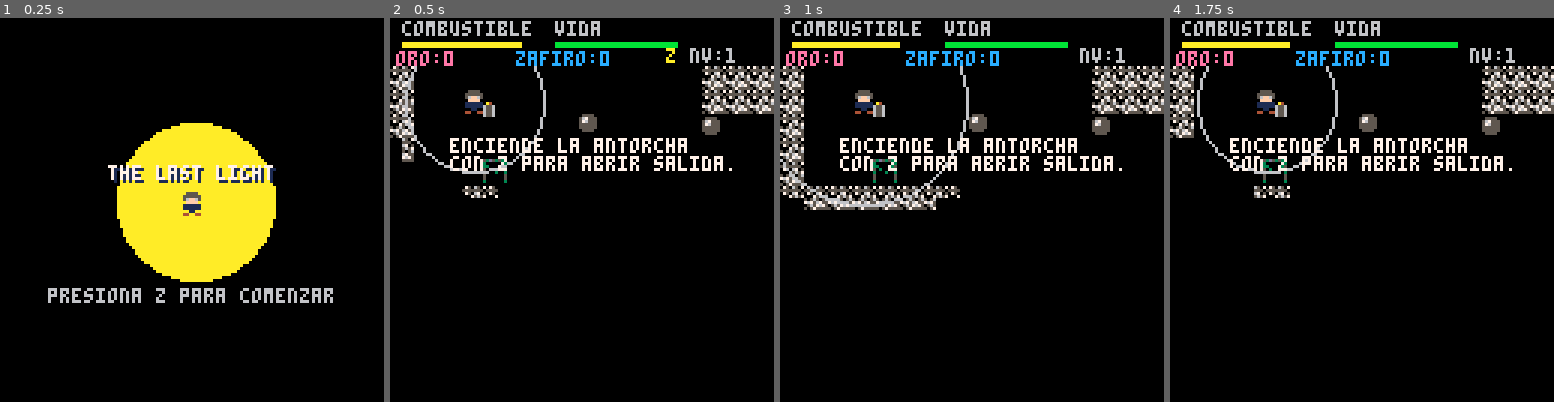
Above: before the commit, frames 1-4 (left to right).
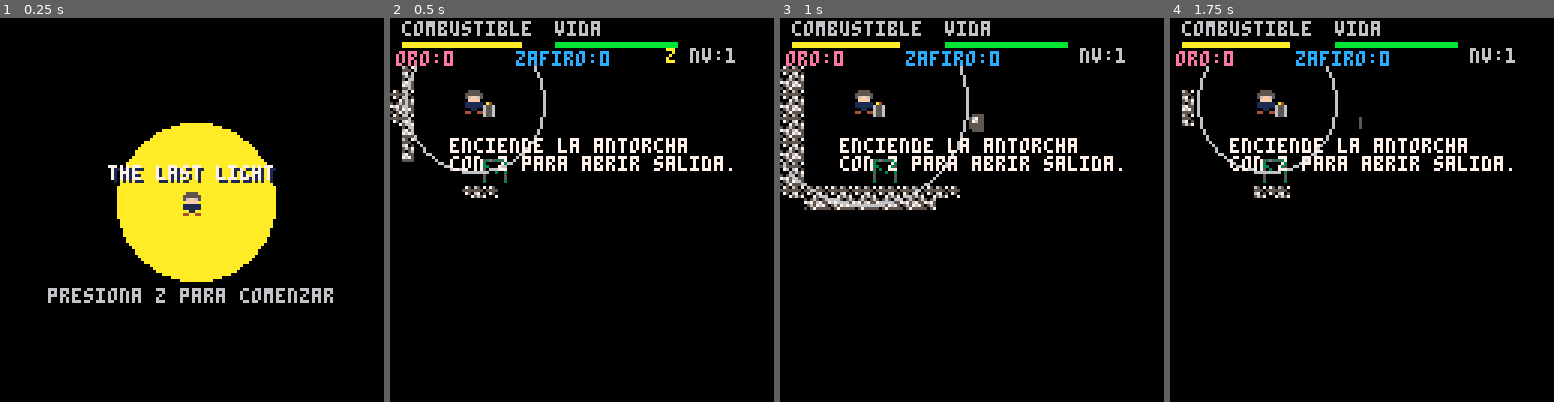
Above: after the commit, the same moments.

Repository: goncho09/the-last-light
Game: PICO-8 cartridge the-last-light.p8
The game is run twice, just before and just after one commit, with the same random seed, the same clock (stepped at 60 frames per second) and the same inputs.
Inputs:
- Up to frame 1 (0.25 s): no input
- Up to frame 2 (0.5 s): tap X (X key) at 0.33 s
- Up to frame 3 (1 s): tap O (Z key) at 0.7 s
- Up to frame 4 (1.75 s): tap X (X key) at 1.07 s; hold Right from 1.6 s (still down); tap O (Z key) at 1.7 s

Frame 1 is identical in both runs. In frame 2, 2.4% of the frame differs, in the area x 0-100%, y 12-32%; in frame 3, 2.1%; in frame 4, 2.9%.

Commit message:
Add files via upload
Efectos de sonido, caminar (pasos), daño, usar mechero, completar nivel

Diff:
--- a/the-last-light.p8
+++ b/the-last-light.p8
@@ -4,19 +4,20 @@
 -- the last light
 
 -- constantes
-SPR_JUGADOR = 1
-SPR_BRAZO = 2
-SPR_ESCORPION = 4
-SPR_SERPIENTE = 5
-SPR_ANTORCHA_E = 6
-SPR_ORO = 8
-SPR_ZAFIRO = 9
-SPR_CARBON = 10
-SPR_SALIDA_A = 15
-SPR_ANTORCHA = 16
-SPR_SALIDA = 17
-SPR_CONFUSION = 18
-SPR_VENENO = 19
+spr_jugador = 1
+spr_brazo = 2
+spr_escorpion = 4
+spr_serpiente = 5
+spr_antorcha_e = 6
+spr_oro = 8
+spr_zafiro = 9
+spr_carbon = 10
+spr_salida_a = 15
+spr_antorcha = 16
+spr_salida = 17
+spr_confusion = 18
+spr_veneno = 19
+spr_hoguera = 20
 
 function _init()
     escena_actual = 0
@@ -25,8 +26,8 @@
     nivel_actual = 1
     timer_tutorial = 300
 
-    antorcha = { x = 60, y = 60, spr = SPR_ANTORCHA, encendida = false }
-    item_salida = { x = 90, y = 40, spr = SPR_SALIDA, activo = false }
+    antorcha = { x = 60, y = 60, spr = spr_antorcha, encendida = false }
+    item_salida = { x = 90, y = 40, spr = spr_salida, activo = false }
 
     px = 24
     py = 24
@@ -56,6 +57,14 @@
     mostrando_nivel_superado = false
     timer_nivel_superado = 0
     timer_apertura = 0
+
+    --contador de pasos del jugador
+    contador_pasos = 0
+
+    --hoguera
+    en_hoguera = false
+    opcion_hoguera = 1
+    descanso = false
 end
 
 function generar_cueva_aleatoria()
@@ -118,46 +127,63 @@
 function cargar_nivel(n)
     nivel_actual = n
     timer_tutorial = (n == 1) and 300 or 0
+    descanso = false
 
     if n == 1 then
         reload(0x2000, 0x2000, 0x1000)
         combustible = 100
         texto_tutorial = "enciende la antorcha\ncon z para abrir salida."
+        px = 24
+        py = 24
+    elseif n == 10 then
+        reload(0x2000, 0x2000, 0x1000)
+        combustible = 100
+        texto_tutorial = ""
+        px = 272
+        py = 16
     else
         generar_cueva_aleatoria()
         combustible = mid(40, 95 - (n * 3), 100)
         texto_tutorial = ""
-    end
-
-    px = 24
-    py = 24
+        px = 24
+        py = 24
+    end
+
     timer_inmunidad = 0
 
     antorcha.encendida = false
-    antorcha.spr = SPR_ANTORCHA
-
-    local dist_minima = 65
-    local dist_minima_spawn = (n == 1) and 60 or 110
-    local intentos = 0
-
-    repeat
-        if n == 1 then
-            antorcha.x = 60 + rnd(50)
-            antorcha.y = 24 + rnd(70)
-            item_salida.x = 16 + rnd(35)
-            item_salida.y = 24 + rnd(70)
-        else
-            antorcha.x = 16 + rnd(200)
-            antorcha.y = 16 + rnd(200)
-            item_salida.x = 16 + rnd(200)
-            item_salida.y = 16 + rnd(200)
-        end
-        intentos += 1
-    until (posicion_valida_objeto(antorcha.x, antorcha.y, dist_minima, dist_minima_spawn)
-                and posicion_libre(item_salida.x, item_salida.y)) or intentos > 500
+    antorcha.spr = spr_antorcha
+
+    if n == 10 then
+        -- posiciones fijas de antorcha y salida en el mapa del jefe
+        antorcha.x = 280
+        antorcha.y = 80
+        item_salida.x = 296
+        item_salida.y = 112
+    else
+        local dist_minima = 65
+        local dist_minima_spawn = (n == 1) and 60 or 110
+        local intentos = 0
+
+        repeat
+            if n == 1 then
+                antorcha.x = 60 + rnd(50)
+                antorcha.y = 24 + rnd(70)
+                item_salida.x = 16 + rnd(35)
+                item_salida.y = 24 + rnd(70)
+            else
+                antorcha.x = 16 + rnd(200)
+                antorcha.y = 16 + rnd(200)
+                item_salida.x = 16 + rnd(200)
+                item_salida.y = 16 + rnd(200)
+            end
+            intentos += 1
+        until (posicion_valida_objeto(antorcha.x, antorcha.y, dist_minima, dist_minima_spawn)
+                    and posicion_libre(item_salida.x, item_salida.y)) or intentos > 500
+    end
 
     item_salida.activo = false
-    item_salida.spr = SPR_SALIDA
+    item_salida.spr = spr_salida
 
     iniciar_minerales_nivel()
     iniciar_enemigos_nivel(n)
@@ -181,26 +207,30 @@
 
 function iniciar_enemigos_nivel(n)
     enemigos = {}
-    if n > 1 then
+    if n > 1 and n < 10 then
         local num_serpientes = 2
         local num_escorpiones = (n >= 6) and 2 or 1
 
         for i = 1, num_serpientes do
-            add(enemigos, spawn_enemigo("serpiente", SPR_SERPIENTE, 0.35, 55, 5))
+            add(enemigos, spawn_enemigo("serpiente", spr_serpiente, 0.35, 55, 5))
         end
         for i = 1, num_escorpiones do
-            add(enemigos, spawn_enemigo("escorpion", SPR_ESCORPION, 0.2, 45, 10))
-        end
+            add(enemigos, spawn_enemigo("escorpion", spr_escorpion, 0.2, 45, 10))
+        end
+    elseif n == 10 then
+        -- aqui podras aれねadir tu jefe manualmente en el futuro
     end
 end
 
 function iniciar_minerales_nivel()
     minerales = {}
+    if nivel_actual == 10 then return end -- no generamos minerales aleatorios en la sala del jefe
+
     local cantidad = mid(3, 2 + nivel_actual, 7)
     for i = 1, cantidad do
         local m = {
             tipo = "carbon",
-            spr = SPR_CARBON,
+            spr = spr_carbon,
             activo = true,
             x = 0,
             y = 0
@@ -232,13 +262,13 @@
     local suerte = rnd(1)
     if suerte > 0.9 then
         m.tipo = "zafiro"
-        m.spr = SPR_ZAFIRO
+        m.spr = spr_zafiro
     elseif suerte > 0.7 then
         m.tipo = "oro"
-        m.spr = SPR_ORO
+        m.spr = spr_oro
     else
         m.tipo = "carbon"
-        m.spr = SPR_CARBON
+        m.spr = spr_carbon
     end
 end
 
@@ -258,6 +288,7 @@
 
     vida = mid(0, vida - e.danio, 100)
     timer_inmunidad = 45
+    sfx(7)
 
     if e.tipo == "escorpion" and not envenenado then
         envenenado = true
@@ -275,7 +306,7 @@
         y = py + 2 + rnd(4),
         vx = rnd(0.4) - 0.2,
         vy = rnd(0.4) - 0.2,
-        spr = SPR_VENENO,
+        spr = spr_veneno,
         vida_util = 20 + rnd(20)
     }
     add(burbujas_veneno, b)
@@ -334,6 +365,39 @@
     end
 end
 
+function actualizar_hoguera()
+    if nivel_actual == 10 and not descanso then
+        local cx = flr((px + 4) / 8)
+        local cy = flr((py + 4) / 8)
+
+        if mget(cx, cy) == spr_hoguera or mget(cx+1, cy) == spr_hoguera
+           or mget(cx-1, cy) == spr_hoguera or mget(cx, cy+1) == spr_hoguera then
+
+            en_hoguera = true
+
+            -- controlar el menu con las flechas izquierda (si) y derecha (no)
+            if btnp(0) then opcion_hoguera = 1 end
+            if btnp(1) then opcion_hoguera = 2 end
+
+            -- confirmar con z (boton 4) o x (boton 5)
+            if btnp(4) or btnp(5) then
+                if opcion_hoguera == 1 then
+                    vida = 100
+                    descanso = true
+                    sfx(5)
+                else
+                    py += 4 -- empujoncito para salir del rango
+                end
+                en_hoguera = false
+            end
+        else
+            en_hoguera = false
+        end
+    else
+        en_hoguera = false
+    end
+end
+
 function _update()
     if escena_actual == 0 then
         if btnp(4) or btnp(5) then
@@ -348,6 +412,9 @@
         return
     end
 
+    actualizar_hoguera()
+    if en_hoguera then return end -- pausa total mientras decide
+
     if timer_inmunidad > 0 then timer_inmunidad -= 1 end
 
     if envenenado then
@@ -366,6 +433,9 @@
         end
     end
 
+    local pos_ant_x = px
+    local pos_ant_y = py
+
     local dx, dy = 0, 0
     if btn(0) then
         dx -= velocidad mirando_izq = true
@@ -383,6 +453,15 @@
     if dy ~= 0 then
         local ny = py + dy
         if posicion_libre(px, ny) then py = ny end
+    end
+
+    if px ~= pos_ant_x or py ~= pos_ant_y then
+        contador_pasos += 1
+        if contador_pasos % 14 == 0 then
+            sfx(4)
+        end
+    else
+        contador_pasos = 0
     end
 
     if timer_chispa > 0 then timer_chispa -= 1 end
@@ -392,6 +471,7 @@
         chispa_efecto = 15
         combustible -= 10
         timer_chispa = 100
+        sfx(8)
 
         local radio_cegado = radio_base + 25
         for e in all(enemigos) do
@@ -408,9 +488,9 @@
             local ady = abs((py + 4) - (antorcha.y + 4))
             if adx < 12 and ady < 12 then
                 antorcha.encendida = true
-                antorcha.spr = SPR_ANTORCHA_E
+                antorcha.spr = spr_antorcha_e
                 item_salida.activo = true
-                item_salida.spr = SPR_SALIDA_A
+                item_salida.spr = spr_salida_a
             end
         end
     end
@@ -424,6 +504,7 @@
         transicion_salida = true
         timer_transicion = 40
         nivel_pendiente = nivel_actual + 1
+        sfx(6)
     end
 
     if not transicion_salida then
@@ -475,10 +556,13 @@
         if m.activo and abs(px - m.x) < 7 and abs(py - m.y) < 7 then
             if m.tipo == "carbon" then
                 combustible = mid(0, combustible + 25, 100)
+                sfx(5)
             elseif m.tipo == "oro" then
                 oro += 1
+                sfx(5)
             elseif m.tipo == "zafiro" then
                 zafiro += 1
+                sfx(5)
             end
             obtener_mineral_aleatorio(m)
             respawn_mineral(m)
@@ -497,13 +581,37 @@
     local d2 = radio_final + 14
     local d3 = radio_final + 24
 
+    local cx = px + 4
+    local cy = py + 4
+    local cam_x = mid(0, cx - 64, 256 - 128)
+    local cam_y = mid(0, cy - 64, 256 - 128)
+
     for x = 0, 128, 4 do
-        for y = 40, 128, 4 do
+        for y = 16, 128, 4 do
             local dx = abs(scx - x)
             local dy = abs(scy - y)
             local dist_cuadrado = dx * dx + dy * dy
 
-            if dist_cuadrado >= d3 * d3 then
+            -- calculo de iluminacion extra para la hoguera (nivel 10)
+            local luz_hoguera = false
+            if nivel_actual == 10 then
+                local map_x = flr((x + cam_x) / 8)
+                local map_y = flr((y + cam_y) / 8)
+
+                -- revisa si hay una hoguera en un pequeれねo radio alrededor
+                for hx = -3, 3 do
+                    for hy = -3, 3 do
+                        if mget(map_x + hx, map_y + hy) == spr_hoguera then
+                            luz_hoguera = true
+                        end
+                    end
+                end
+            end
+
+            if luz_hoguera then
+                -- no aplica niebla gruesa cerca de la hoguera
+            elseif dist_cuadrado >= d3 * d3 then
+                fillp()
                 rectfill(x, y, x + 3, y + 3, 0)
             elseif dist_cuadrado >= d2 * d2 then
                 fillp(0x5a5a)
@@ -525,7 +633,7 @@
     local pulso_luz = 25 + sin(t() * 2) * 2
     circfill(63 + offset_x, 61, pulso_luz, 10)
 
-    spr(SPR_JUGADOR, 60, 58)
+    spr(spr_jugador, 60, 58)
 
     print("the last light", 37, 50, 1)
     local col_titulo = 7
@@ -584,7 +692,7 @@
     for e in all(enemigos) do
         spr(e.spr, e.x, e.y)
         if e.confundido then
-            spr(SPR_CONFUSION, e.x, e.y - 6)
+            spr(spr_confusion, e.x, e.y - 6)
         end
     end
 
@@ -599,11 +707,11 @@
 
     if mostrar_jugador then
         palt(0, true)
-        spr(SPR_JUGADOR, px, py, 1, 1, mirando_izq)
+        spr(spr_jugador, px, py, 1, 1, mirando_izq)
         if mirando_izq then
-            spr(SPR_BRAZO, px - 5, py + 2, 1, 1, true)
+            spr(spr_brazo, px - 5, py + 2, 1, 1, true)
         else
-            spr(SPR_BRAZO, px + 5, py + 2, 1, 1, false)
+            spr(spr_brazo, px + 5, py + 2, 1, 1, false)
         end
         palt()
     end
@@ -620,7 +728,7 @@
 
     dibujar_luz_personaje(scx, scy)
 
-    if not antorcha.encendida then
+    if not antorcha.encendida and nivel_actual != 10 then
         local adx = abs((px + 4) - (antorcha.x + 4))
         local ady = abs((py + 4) - (antorcha.y + 4))
         if adx < 14 and ady < 14 then
@@ -629,6 +737,23 @@
     end
 
     dibujar_hud()
+
+    -- cuadro de dialogo flotante para la hoguera
+    if en_hoguera then
+        rectfill(18, 48, 110, 88, 0)
+        rect(17, 47, 111, 89, 7)
+
+        print("るよdeseas descansar?", 24, 54, 7)
+        print("recuperara tu vida", 24, 62, 6)
+
+        if opcion_hoguera == 1 then
+            print("> si", 38, 76, 11)
+            print("  no", 74, 76, 5)
+        else
+            print("  si", 38, 76, 5)
+            print("> no", 74, 76, 8)
+        end
+    end
 end
 
 function dibujar_nivel_superado()
@@ -694,5 +881,31 @@
 0e0e0e0e0e0e0e0e0e0e0e0e000000000000000000000000000e000000000000000000000000000000000000000000000000000000000000000000000000000000000000000000000000000000000000000000000000000000000000000000000000000000000000000000000000000000000000000000000000000000000000
 0000000e0e0e0e0e0e0e0e0e0e0e0e0e0e000000000000000e0e000000000000000000000000000000000000000000000000000000000000000000000000000000000000000000000000000000000000000000000000000000000000000000000000000000000000000000000000000000000000000000000000000000000000
 00000000000000000000000000000e0e0e0e0e0e0e0e0e0e0e00000000000000000000000000000000000000000000000000000000000000000000000000000000000000000000000000000000000000000000000000000000000000000000000000000000000000000000000000000000000000000000000000000000000000
-
-
+0000000000000000000000000000000000000000000000000000000000000000000000000000000000000000000000000000000000000000000000000000000000000000000000000000000000000000000000000000000000000000000000000000000000000000000000000000000000000000000000000000000000000000
+0000000000000000000000000000000000000000000000000000000000000000000000000000000000000000000000000000000000000000000000000000000000000000000000000000000000000000000000000000000000000000000000000000000000000000000000000000000000000000000000000000000000000000
+0000000000000000000000000000000000000000000000000000000000000000000000000000000000000000000000000000000000000000000000000000000000000000000000000000000000000000000000000000000000000000000000000000000000000000000000000000000000000000000000000000000000000000
+0000000000000000000000000000000000000000000000000000000000000000000000000000000000000000000000000000000000000000000000000000000000000000000000000000000000000000000000000000000000000000000000000000000000000000000000000000000000000000000000000000000000000000
+0000000000000000000000000000000000000000000000000000000000000000000000000000000000000000000000000000000000000000000000000000000000000000000000000000000000000000000000000000000000000000000000000000000000000000000000000000000000000000000000000000000000000000
+0000000000000000000000000000000000000000000000000000000000000000000000000000000000000000000000000000000000000000000000000000000000000000000000000000000000000000000000000000000000000000000000000000000000000000000000000000000000000000000000000000000000000000
+0000000000000000000000000000000000000000000000000000000000000000000000000000000000000000000000000000000000000000000000000000000000000000000000000000000000000000000000000000000000000000000000000000000000000000000000000000000000000000000000000000000000000000
+0000000000000000000000000000000000000000000000000000000000000000000000000000000000000000000000000000000000000000000000000000000000000000000000000000000000000000000000000000000000000000000000000000000000000000000000000000000000000000000000000000000000000000
+0e0e0e0e0e0e0e0e0e0e00000000000000000000000000000000000000000000000000000000000000000000000000000000000000000000000000000000000000000000000000000000000000000000000000000000000000000000000000000000000000000000000000000000000000000000000000000000000000000000
+0e00000000000000000e0e0e0e0e1e0e0e0e0e0e0e0000000000000000000000000000000000000000000000000000000000000000000000000000000000000000000000000000000000000000000000000000000000000000000000000000000000000000000000000000000000000000000000000000000000000000000000
+0e1e000000000000000e000000000000000000000e1e0e1e0e1e1e1e0e0e0e0e0e0e0e0e0e0e000000000000000000000000000000000000000000000000000000000000000000000000000000000000000000000000000000000000000000000000000000000000000000000000000000000000000000000000000000000000
+1e00000000000000000e0e00000000000000000000000000000000000000000000000000000e000000000000000000000000000000000000000000000000000000000000000000000000000000000000000000000000000000000000000000000000000000000000000000000000000000000000000000000000000000000000
+0e0000000000000000000e00000000000000000000000000000000000000000000000000000e000000000000000000000000000000000000000000000000000000000000000000000000000000000000000000000000000000000000000000000000000000000000000000000000000000000000000000000000000000000000
+0e0e0e1e0e0e000000000e00000000000000000000000000000000000000000000000000000e000000000000000000000000000000000000000000000000000000000000000000000000000000000000000000000000000000000000000000000000000000000000000000000000000000000000000000000000000000000000
+0e000000000e000000000e00000000000000000000000000000000000000000000000000000e000000000000000000000000000000000000000000000000000000000000000000000000000000000000000000000000000000000000000000000000000000000000000000000000000000000000000000000000000000000000
+0e000000000e0e1e00000e00000000000000000000000000000000000000000000000000000e000000000000000000000000000000000000000000000000000000000000000000000000000000000000000000000000000000000000000000000000000000000000000000000000000000000000000000000000000000000000
+…(12 lines of a section not shown)…
Not shown, changed: 69 lines of the sprite sheet (__gfx__) section of the-last-light.p8
Not shown, changed: the sound effects (__sfx__) section of the-last-light.p8
